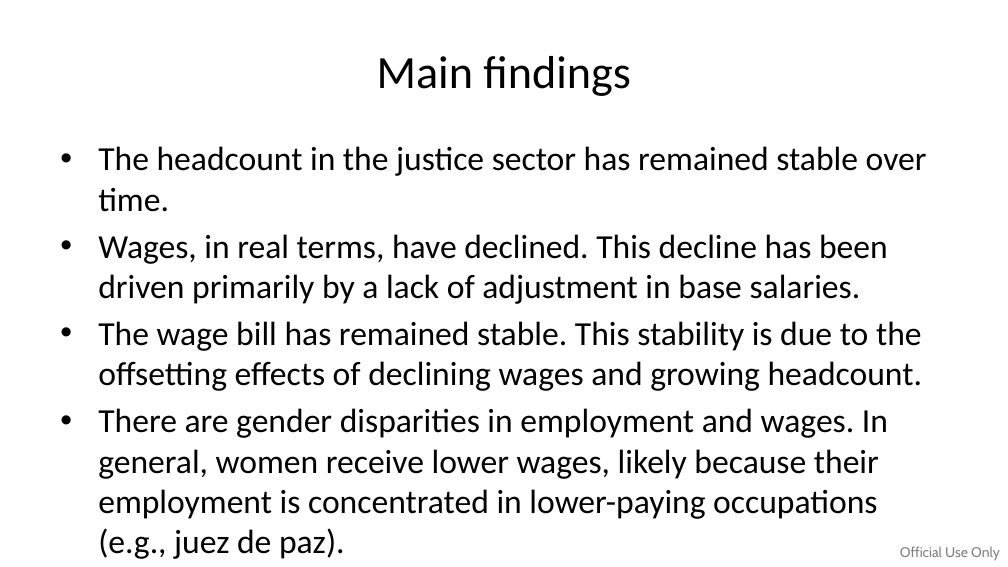
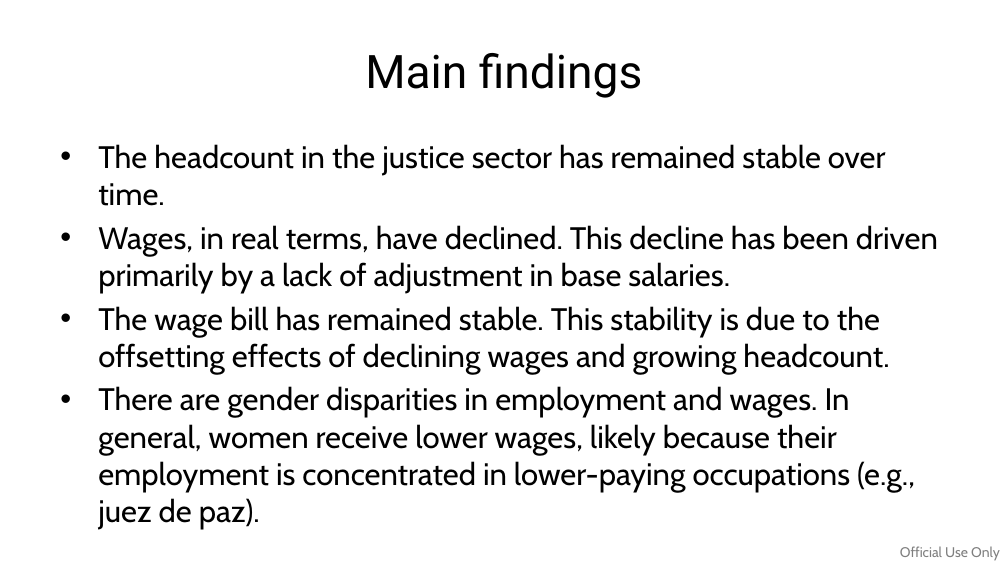
Before and after one commit to WB-PIDA-Data-Science-Shop/govhr-pry, a slide deck: slide 4 of analysis/source/govhr.pptx. Drawn at 1008x567 pixels with LibreOffice and Linux fonts; fonts in the diff are those of the drawing. Boxes give left, top, right and bottom in pixels: in the first picture for what was removed or moved away, otherwise in the second. Text is boxed around its words. In the diff, an @@ line names an element or a change of style, - is before the commit and + after.

```diff
--- a/analysis/source/govhr.pptx
+++ b/analysis/source/govhr.pptx
@@ title "Main findings" at (365,53,643,98): font Calibri to Roboto @@
@@ text "The headcount in the justice ..." at (98,144,938,523): size 24 to 22.2 pt, font Calibri to Cabin @@
```
Also in this commit, not shown: 41 other slides changed, 6 slides added, 1 slide removed, 4 other files.
